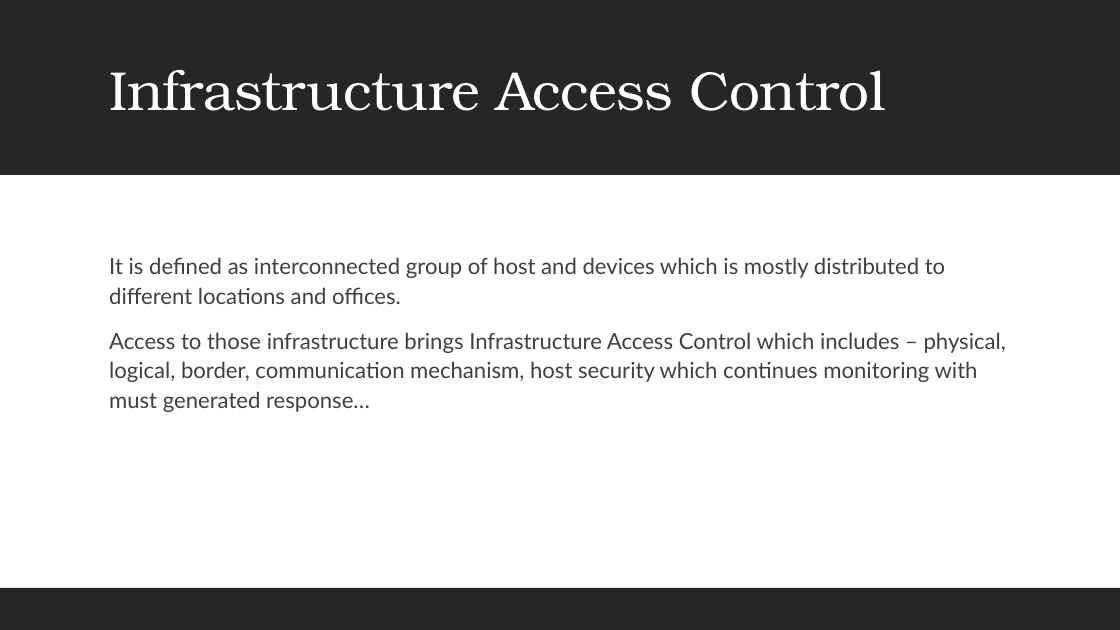
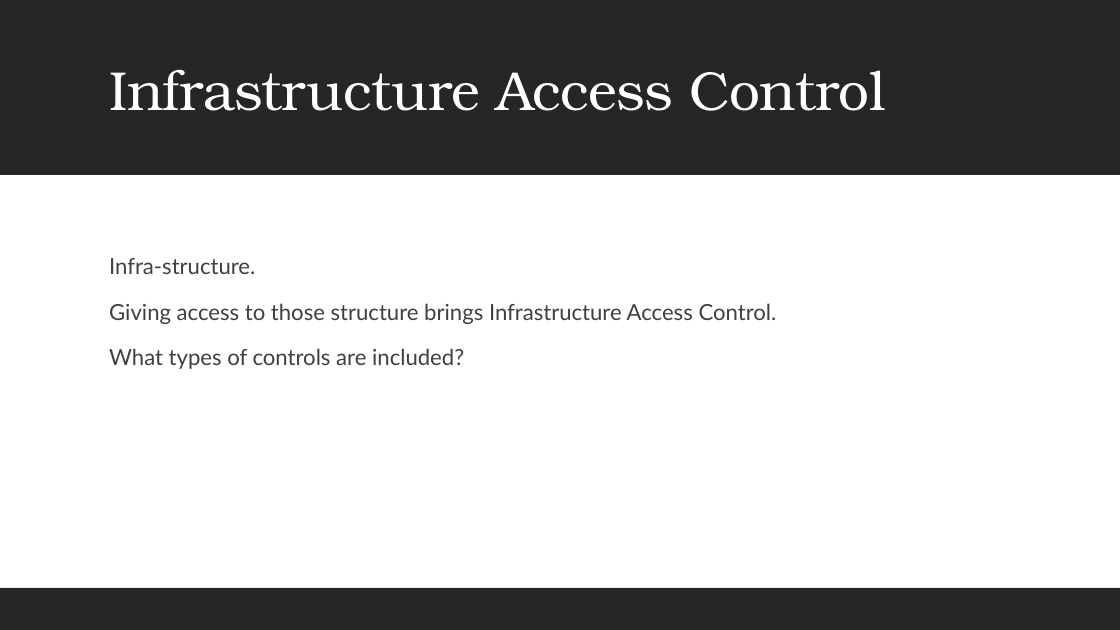
Before and after one commit to ronnie-1947/access-control-ppt, a slide deck: slide 16 of Access Control.pptx. Drawn at 1120x630 pixels with LibreOffice and Linux fonts; fonts in the diff are those of the drawing. Boxes give left, top, right and bottom in pixels: in the first picture for what was removed or moved away, otherwise in the second. Text is boxed around its words. In the diff, an @@ line names an element or a change of style, - is before the commit and + after.

Commit message:
User access control and Dwitys changes executed

```diff
--- a/Access Control.pptx
+++ b/Access Control.pptx
@@ text at box(109, 258, 777, 369): text changed @@
-  It is defined as interconnected group of host and devices which is mostly distributed to different locations and offices.
-  Access to those infrastructure brings Infrastructure Access Control which includes – physical, logical, border, communication mechanism, host security which continues monitoring with must generated response…
+  Infra-structure.
+  Giving access to those structure brings Infrastructure Access Control.
+  What types of controls are included?
```
Also in this commit, not shown: 7 other slides changed, 9 slides added, 5 slides removed.
